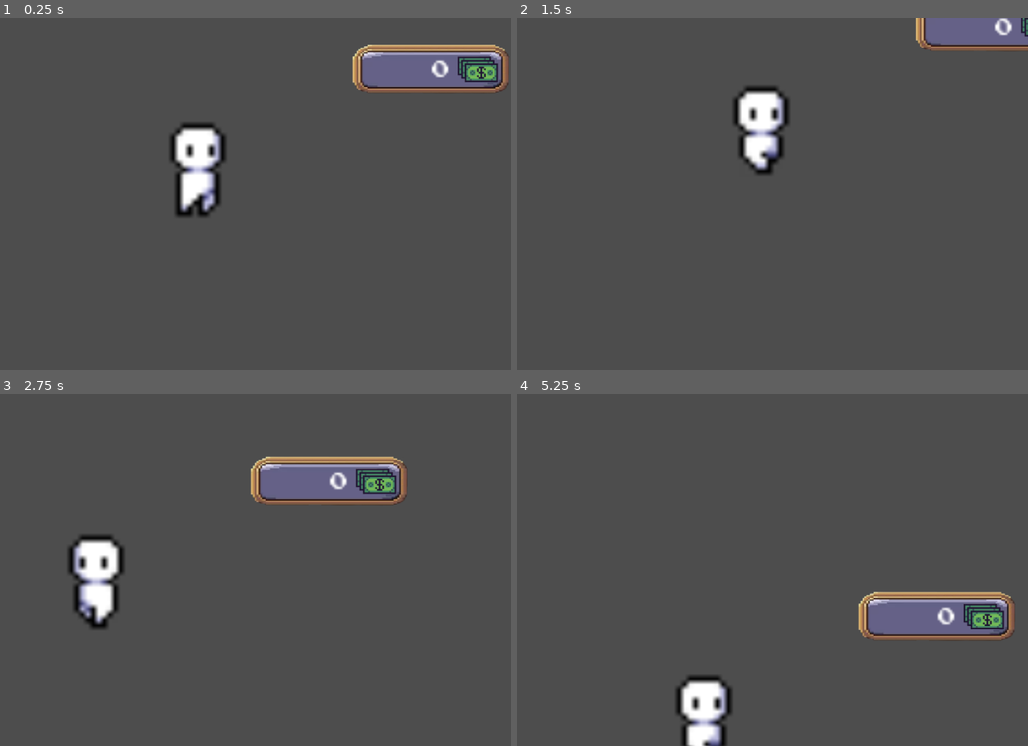
Above: before the commit, frames 1-4 (two rows, left to right).
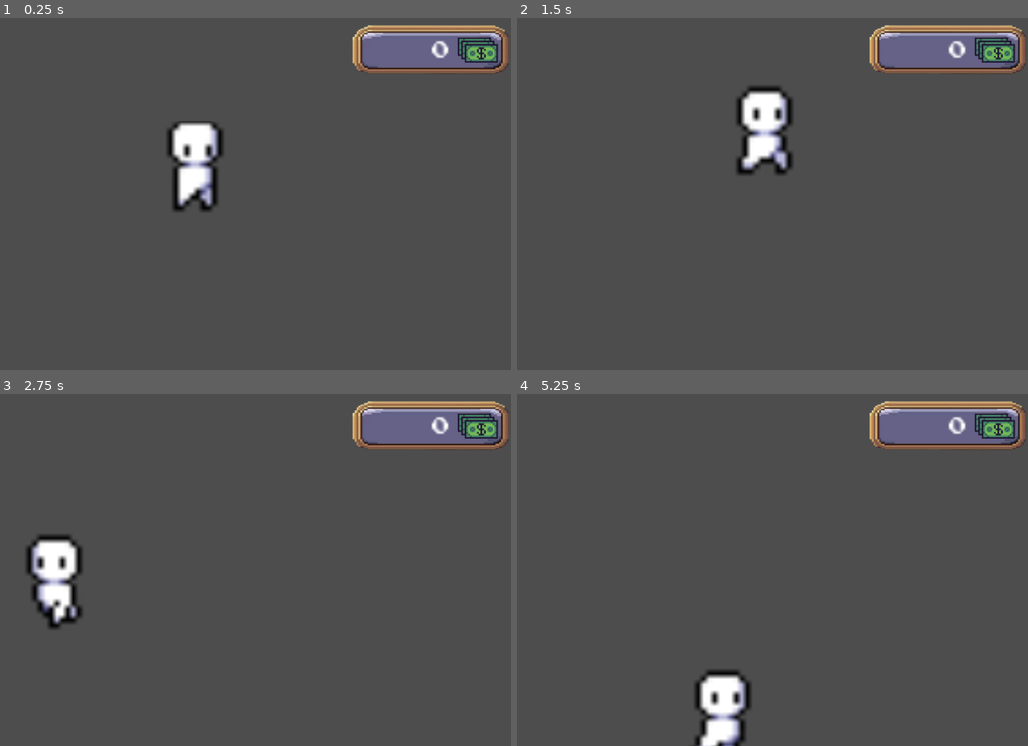
Above: after the commit, the same moments.

Repository: ggkchen/Daydream
Game: Godot game, scene res://player.tscn
Two runs of this game, one before a commit and one after it. Both use one fixed random seed, a clock stepped at 60 frames per second and the inputs below.
Inputs:
- Up to frame 1 (0.25 s): no input
- Up to frame 2 (1.5 s): tap Enter (ui_accept) at 0.5, 0.77 s; hold Shift (shift, bound only after the commit) 0.53-1.28 s; hold Right (ui_right) from 0.53 s (still down); tap Space (space, bound only after the commit) at 0.8, 1.35 s
- Up to frame 3 (2.75 s): tap Enter (ui_accept) at 1.52 s; tap Shift (shift, bound only after the commit) at 1.55 s; release Right (ui_right) at 2.03 s; hold Left (ui_left) from 2.03 s (still down); hold Shift (shift, bound only after the commit) from 2.03 s (still down); tap Space (space, bound only after the commit) at 2.3 s
- Up to frame 4 (5.25 s): release Left (ui_left) at 2.78 s; release Shift (shift, bound only after the commit) at 2.78 s; hold Right (ui_right) 2.78-4.28 s; tap Space (space, bound only after the commit) at 2.85, 3.8, 4.35 s; tap Enter (ui_accept) at 3.02, 3.77, 4.52 s; tap Shift (shift, bound only after the commit) at 3.05, 4.55 s; hold Shift (shift, bound only after the commit) 3.53-4.28 s; hold Left (ui_left) 4.28-5.03 s; hold Right (ui_right) from 5.03 s (still down); hold Shift (shift, bound only after the commit) from 5.03 s (still down)

The runs differ from the first frame. In frame 1, 6.8% of the frame differs, in the area x 32-100%, y 2-57%; in frame 2, 5.7%; in frame 3, 12%, in the area x 5-100%, y 2-67%; in frame 4, 10%.

Commit message:
added running
jump animation, fall animatioin, and implimented running

Diff:
--- a/interface/interface.tscn
+++ b/interface/interface.tscn
@@ -14,5 +14,10 @@
 grow_horizontal = 2
 grow_vertical = 2
 
-[node name="moneycounter" parent="." instance=ExtResource("1_6nxxo")]
-layout_mode = 1
+[node name="CanvasLayer" type="CanvasLayer" parent="."]
+
+[node name="moneycounter" parent="CanvasLayer" instance=ExtResource("1_6nxxo")]
+offset_left = -297.99994
+offset_top = 7.9999976
+offset_right = -176.99994
+offset_bottom = 48.000004
--- a/player.tscn
+++ b/player.tscn
@@ -73,10 +73,48 @@
 "values": [Rect2(6.5, 30.5, 11, 18), Rect2(30.5, 30.5, 11, 18), Rect2(54.5, 30.5, 11, 18), Rect2(78.5, 30.5, 11, 18), Rect2(78.5, 30.5, 11, 18)]
 }
 
+[sub_resource type="Animation" id="Animation_hqtel"]
+resource_name = "jump"
+length = 0.4
+loop_mode = 1
+step = 0.05
+tracks/0/type = "value"
+tracks/0/imported = false
+tracks/0/enabled = true
+tracks/0/path = NodePath("Sprite2D:region_rect")
+tracks/0/interp = 0
+tracks/0/loop_wrap = true
+tracks/0/keys = {
+"times": PackedFloat32Array(0, 0.1, 0.2, 0.3),
+"transitions": PackedFloat32Array(1, 1, 1, 1),
+"update": 0,
+"values": [Rect2(6.5, 78.5, 12, 18), Rect2(30.5, 78.5, 12, 18), Rect2(54.5, 78.5, 12, 18), Rect2(78.5, 74.5, 12, 20)]
+}
+
+[sub_resource type="Animation" id="Animation_b26j0"]
+resource_name = "falling"
+length = 0.1
+loop_mode = 1
+step = 0.05
+tracks/0/type = "value"
+tracks/0/imported = false
+tracks/0/enabled = true
+tracks/0/path = NodePath("Sprite2D:region_rect")
+tracks/0/interp = 1
+tracks/0/loop_wrap = true
+tracks/0/keys = {
+"times": PackedFloat32Array(0),
+"transitions": PackedFloat32Array(1),
+"update": 0,
+"values": [Rect2(102.5, 78.5, 12, 18)]
+}
+
 [sub_resource type="AnimationLibrary" id="AnimationLibrary_b26j0"]
 _data = {
 &"RESET": SubResource("Animation_2hs0m"),
+&"falling": SubResource("Animation_b26j0"),
 &"idle": SubResource("Animation_sweqy"),
+&"jump": SubResource("Animation_hqtel"),
 &"run": SubResource("Animation_dw050"),
 &"walk": SubResource("Animation_1jxqw")
 }
@@ -93,6 +131,19 @@
 position_smoothing_enabled = true
 position_smoothing_speed = 3.0
 
+[node name="interface" parent="Camera2D" instance=ExtResource("4_hqtel")]
+anchors_preset = 0
+anchor_right = 0.0
+anchor_bottom = 0.0
+offset_left = 580.0
+offset_top = -283.0
+offset_right = 580.0
+offset_bottom = -283.0
+grow_horizontal = 1
+grow_vertical = 1
+size_flags_horizontal = 0
+size_flags_vertical = 0
+
 [node name="PlayerAnimator" type="Node2D" parent="." node_paths=PackedStringArray("playercontroller", "animationplayer", "sprite")]
 script = ExtResource("2_hqtel")
 playercontroller = NodePath("..")
@@ -103,7 +154,7 @@
 libraries = {
 &"": SubResource("AnimationLibrary_b26j0")
 }
-autoplay = "run"
+autoplay = "falling"
 
 [node name="Sprite2D" type="Sprite2D" parent="PlayerAnimator"]
 position = Vector2(0, -89.99999)
@@ -116,9 +167,3 @@
 position = Vector2(0, -89.99999)
 scale = Vector2(10, 10)
 shape = SubResource("CapsuleShape2D_i3pqv")
-
-[node name="interface" parent="." instance=ExtResource("4_hqtel")]
-offset_left = 580.0
-offset_top = -326.0
-offset_right = 580.0
-offset_bottom = -326.0
--- a/player_animator.gd
+++ b/player_animator.gd
@@ -8,7 +8,13 @@
 		sprite.flip_h = false
 	elif playercontroller.direction == -1:
 		sprite.flip_h = true
-	if abs(playercontroller.velocity.x) > 0.0:
+	if Input.is_action_pressed("space"):
+		animationplayer.play("jump")
+	if abs(playercontroller.velocity.x) > 0.0 and Input.is_action_pressed("shift"):
+		animationplayer.play("run")
+	elif abs(playercontroller.velocity.x) > 0.0:
 		animationplayer.play("walk")
+	elif playercontroller.velocity.y>0:
+		animationplayer.play("falling")
 	else:
 		animationplayer.play("idle")
--- a/player_controller.gd
+++ b/player_controller.gd
@@ -3,7 +3,7 @@
 class_name PlayerController
 
 const SPEED = 500.0
-const JUMP_VELOCITY = -900
+const JUMP_VELOCITY = -1100
 const GRAVITY = 1800
 var direction := 0
 var start_pos = Vector2()
@@ -36,7 +36,14 @@
 	#else:
 		#velocity.x = move_toward(velocity.x, 0, SPEED)
 	if direction!=0:
-		velocity.x = direction * SPEED
+		if Input.is_action_pressed("shift") and is_on_floor():
+			velocity.x = direction * SPEED * 2
+		elif Input.is_action_pressed("shift"):
+			velocity.x = direction * SPEED *1.5
+		elif is_on_floor():
+			velocity.x = direction * SPEED *0.75
+		else:
+			velocity.x = direction * SPEED *1
 	else:
 		velocity.x = move_toward(velocity.x, 0, SPEED)
 
--- a/project.godot
+++ b/project.godot
@@ -39,3 +39,13 @@
 , Object(InputEventKey,"resource_local_to_scene":false,"resource_name":"","device":-1,"window_id":0,"alt_pressed":false …(183 unchanged characters)…
 ]
 }
+shift={
+"deadzone": 0.2,
+"events": [Object(InputEventKey,"resource_local_to_scene":false,"resource_name":"","device":-1,"window_id":0,"alt_pressed":false,"shift_pressed":false,"ctrl_pressed":false,"meta_pressed":false,"pressed":false,"keycode":0,"physical_keycode":4194325,"key_label":0,"unicode":0,"location":0,"echo":false,"script":null)
+]
+}
+space={
+"deadzone": 0.2,
+"events": [Object(InputEventKey,"resource_local_to_scene":false,"resource_name":"","device":-1,"window_id":0,"alt_pressed":false,"shift_pressed":false,"ctrl_pressed":false,"meta_pressed":false,"pressed":false,"keycode":0,"physical_keycode":32,"key_label":0,"unicode":32,"location":0,"echo":false,"script":null)
+]
+}
Not shown: 1 places in Assets/Scenes/Areas/casino.tscn that only renumber resources
Not shown: 1 places in player.tscn that only renumber resources
